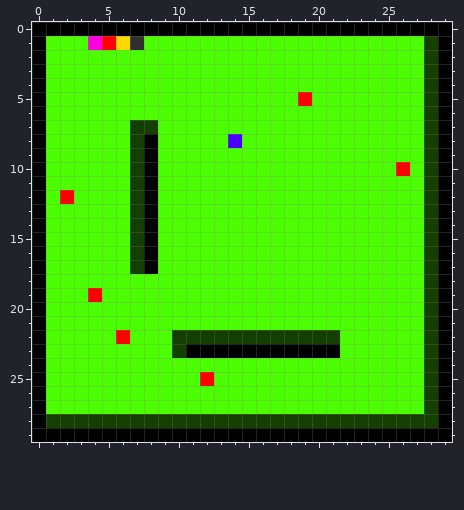
Pixel-art sprite -- target/classes/res/MapTest.png. The picture above is the old version.
The file is 30x30 pixels.
The same view after the edit:
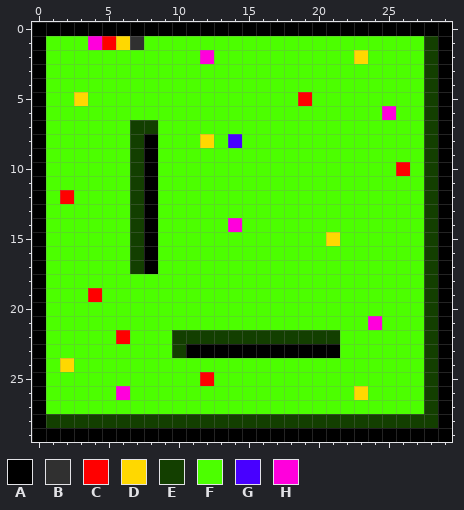
Palette (. is transparent): A #000000  B #303030  C #ff0000  D #ffd800  E #133f00  F #4cff00  G #4800ff  H #ff00dc
From old to new:
y 2: x 12 F -> H; x 23 F -> D
y 5: x 3 F -> D
y 6: x 25 F -> H
y 8: x 12 F -> D
y 14: x 14 F -> H
y 15: x 21 F -> D
y 21: x 24 F -> H
y 24: x 2 F -> D
y 26: x 6 F -> H; x 23 F -> D
